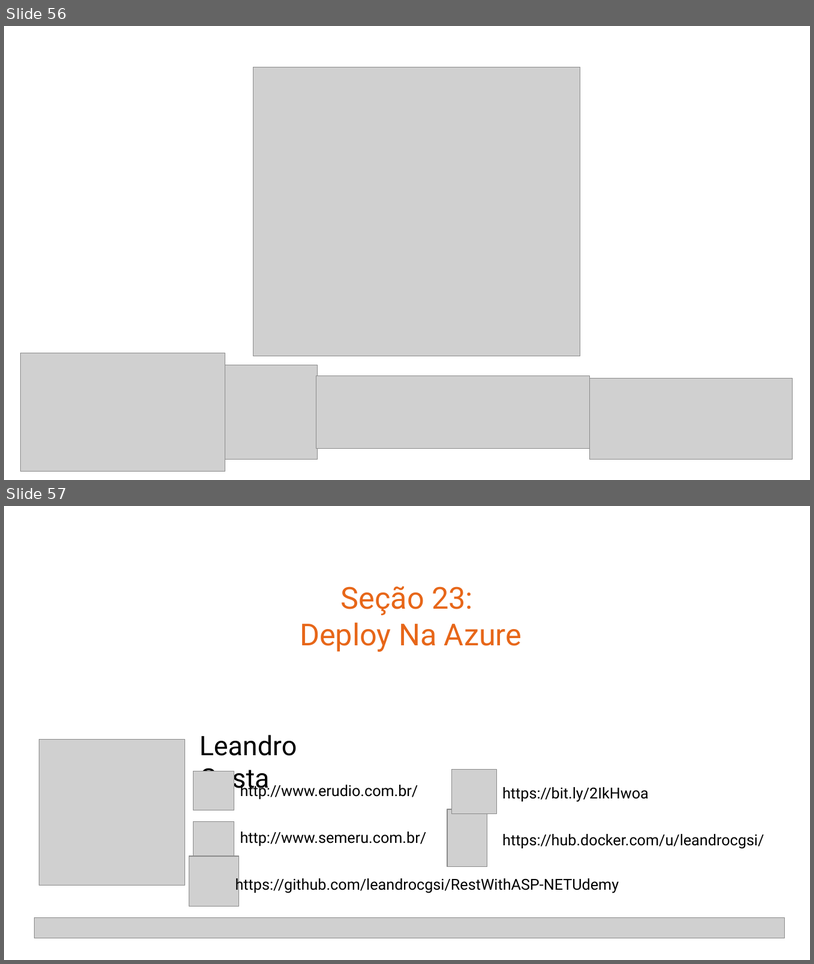
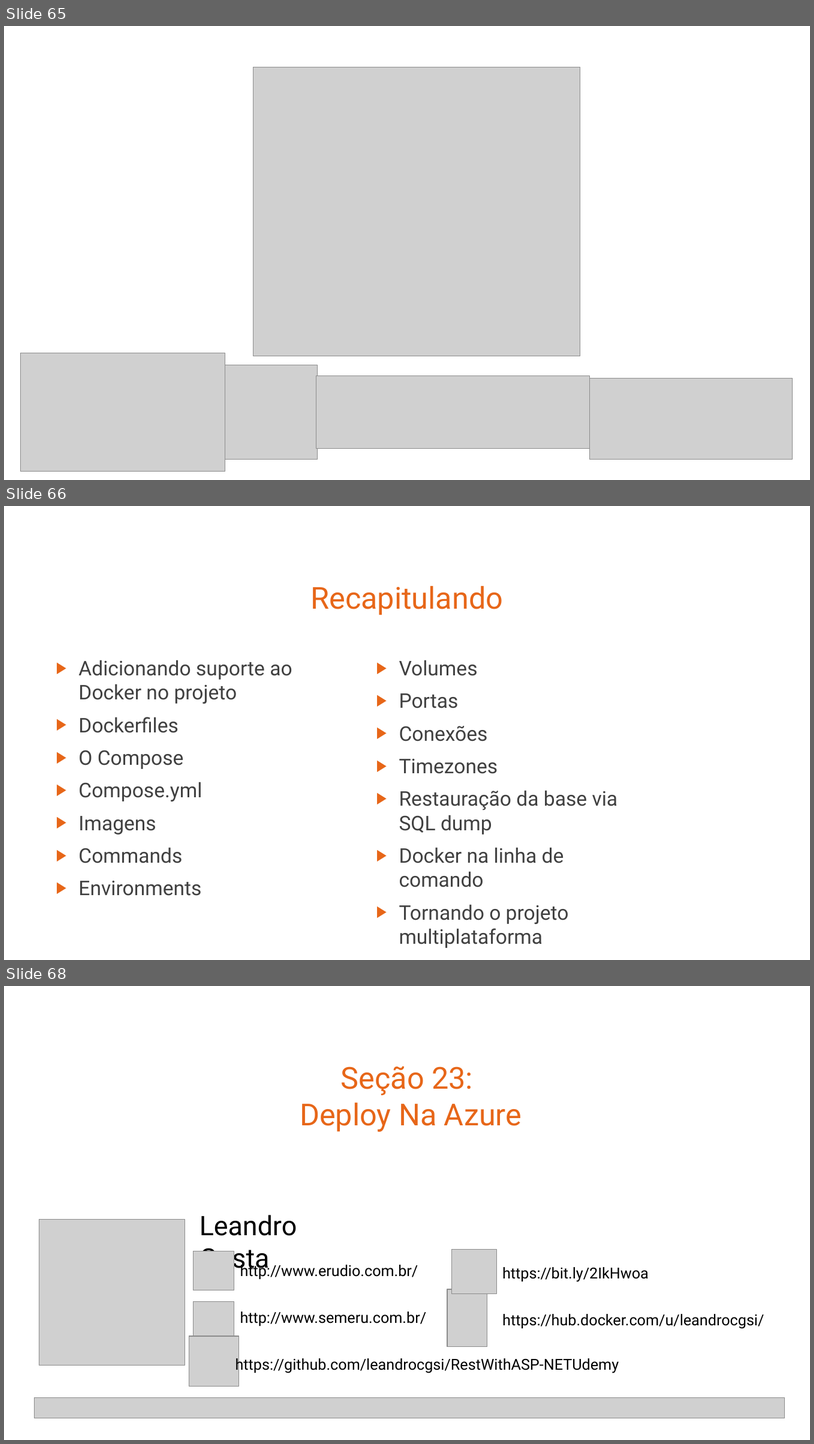
Before and after one commit to leandrocgsi/RestWithASP-NETUdemy, a slide deck: Documents/Building Modern RESTFul API's With ASP.NET Core - Architectural Overview.pptx. Shown one above the other, each under a label of ours: slides 56 and 57 before the commit, slides 65, 66 and 68 after it; the slides between them are not shown. The pictures are 814x964 and 814x1444 pixels, drawn with LibreOffice and Linux fonts; fonts in the diff are those of the drawing; grey boxes stand for pictures. Boxes give left, top, right and bottom in pixels: in the first picture for what was removed or moved away, otherwise in the second. Text is boxed around its words. In the diff, an @@ line names an element or a change of style, - is before the commit and + after.

```diff
--- a/Documents/Building Modern RESTFul API's With ASP.NET Core - Architectural Overview.pptx
+++ b/Documents/Building Modern RESTFul API's With ASP.NET Core - Architectural Overview.pptx
@@ slide 66 added at box(4, 506, 810, 960), background #FFFFFF @@
@@ title added at box(311, 586, 503, 615), 36 pt, text #E76618 @@
+Recapitulando
@@ text added at box(78, 660, 292, 895), 24 pt, text #404040 @@
+▶ Adicionando suporte ao Docker no projeto
+▶ Dockerfiles
+▶ O Compose
+▶ Compose.yml
+▶ Imagens
+▶ Commands
+▶ Environments
@@ text added at box(399, 660, 618, 948), 24 pt, text #404040 @@
+▶ Volumes
+▶ Portas
+▶ Conexões
+▶ Timezones
+▶ Restauração da base via SQL dump
+▶ Docker na linha de comando
+▶ Tornando o projeto multiplataforma
@@ what was slide 56 is now slide 65 @@
@@ what was slide 57 is now slide 68 @@
```
Also in this commit, not shown: 3 slides changed, 11 other slides added, 3 slides removed.
